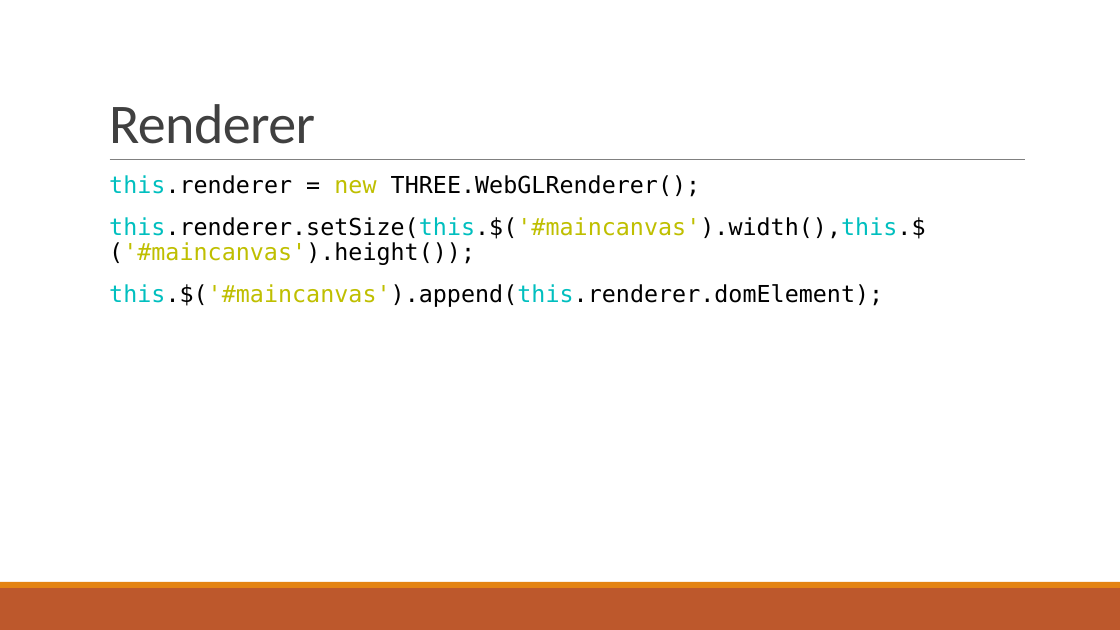
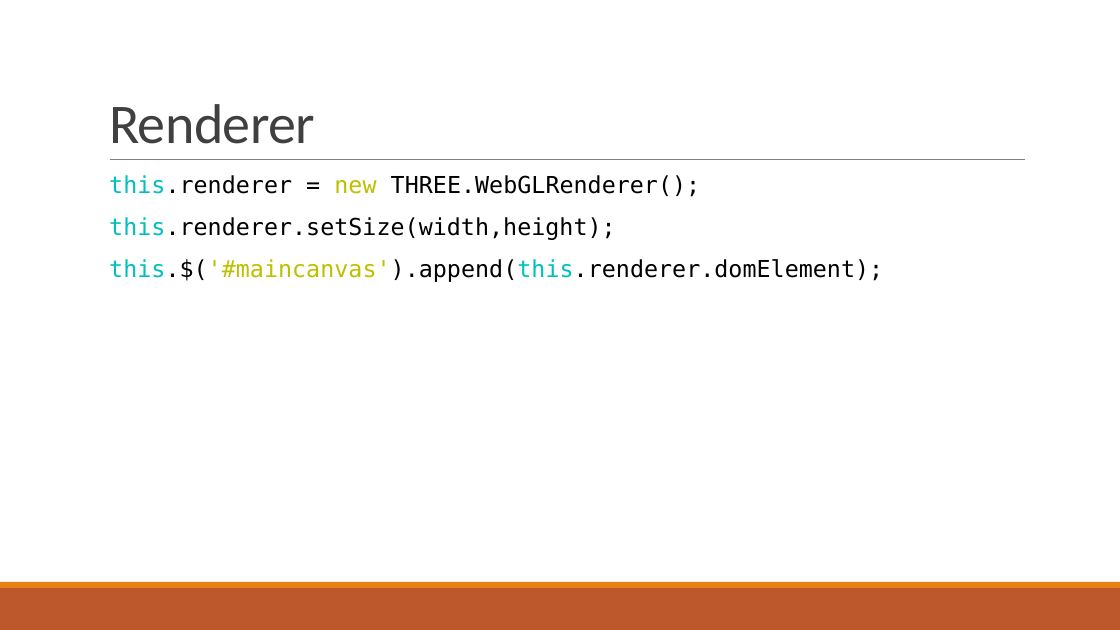
Before and after one commit to nburana/html5demo, a slide deck: slide 9 of notes/demo.pptx. Drawn at 1120x630 pixels with LibreOffice and Linux fonts; fonts in the diff are those of the drawing. Boxes give left, top, right and bottom in pixels: in the first picture for what was removed or moved away, otherwise in the second. Text is boxed around its words. In the diff, an @@ line names an element or a change of style, - is before the commit and + after.

```diff
--- a/notes/demo.pptx
+++ b/notes/demo.pptx
@@ text at [109, 217, 616, 240]: text changed @@
-  this.renderer.setSize(this.$('#maincanvas').width(),this.$('#maincanvas').height());
+  this.renderer.setSize(width,height);
```
Also in this commit, not shown: 1 other slide changed, 1 other file.
